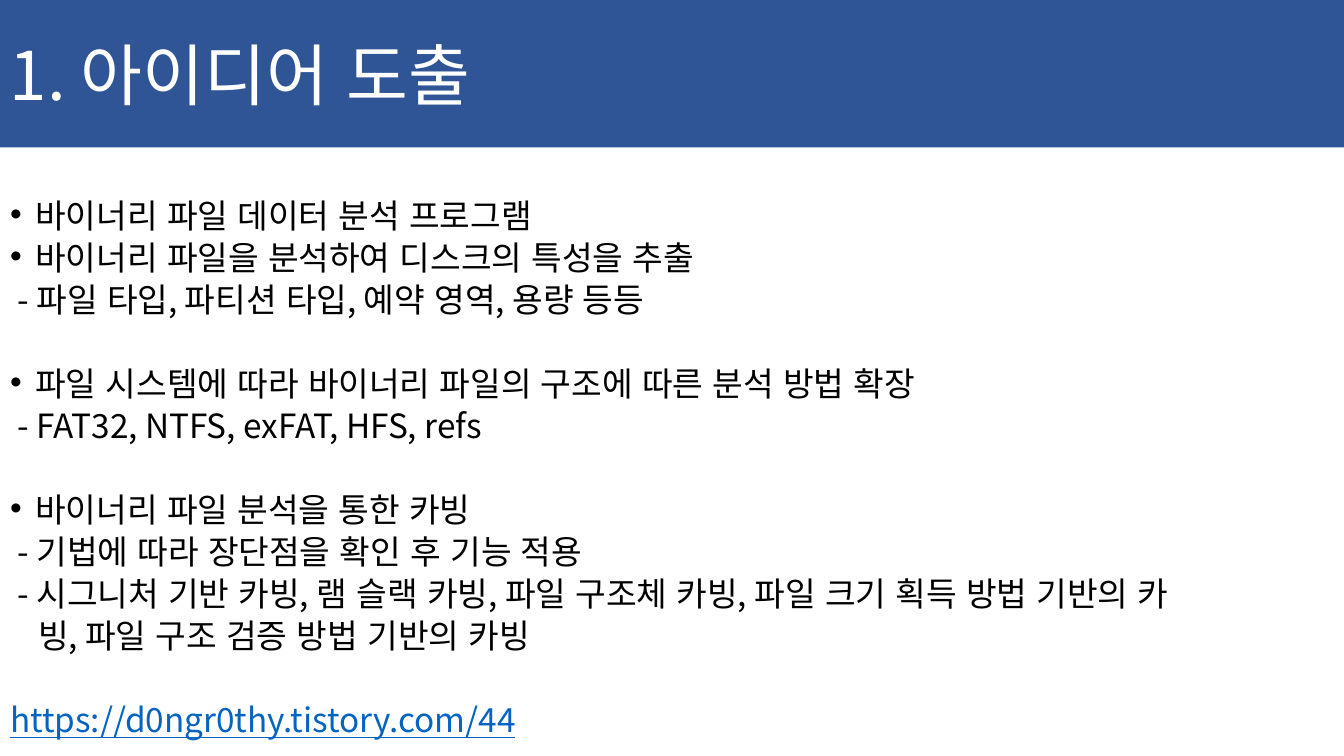
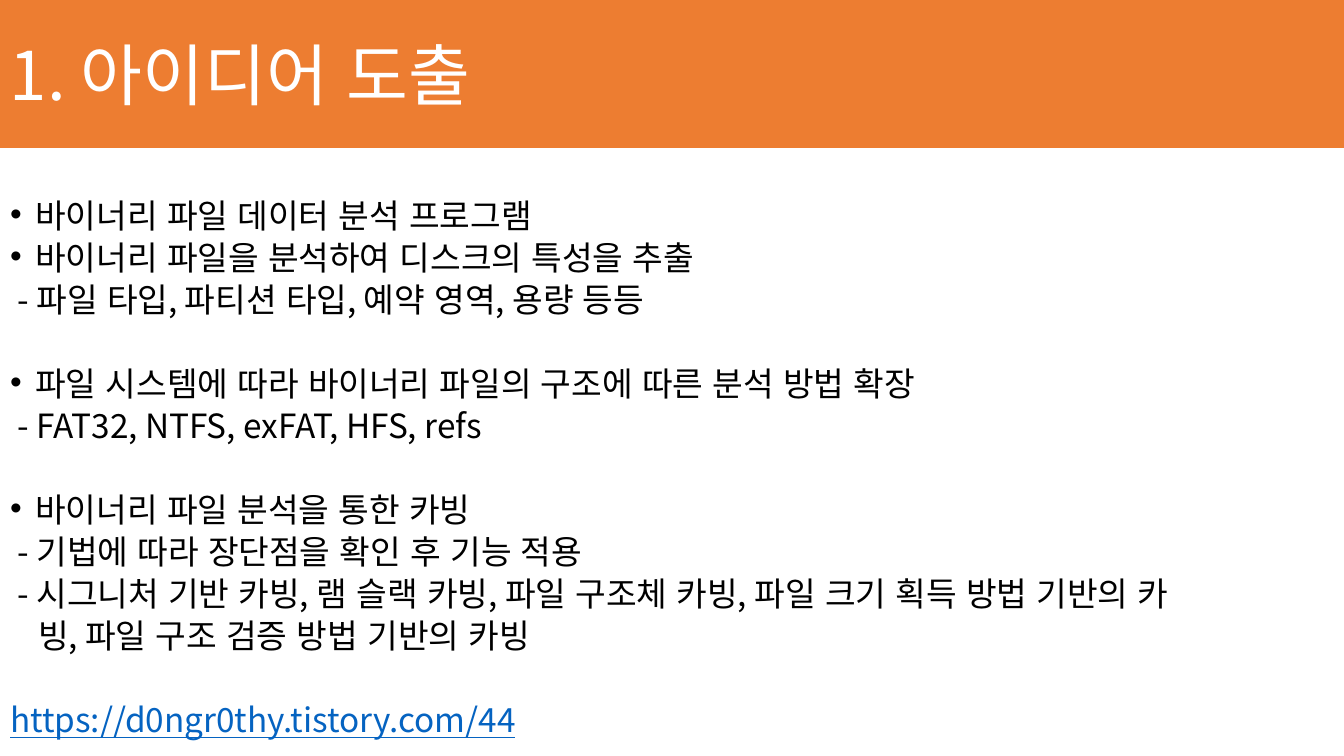
Before and after one commit to ChaeSung-Lee/DJ_InternShip, a slide deck: slide 6 of 2021_Summer/jp.hong/Project_BnD_jph.pptx. Drawn at 1344x756 pixels with LibreOffice and Linux fonts; fonts in the diff are those of the drawing. Boxes give left, top, right and bottom in pixels: in the first picture for what was removed or moved away, otherwise in the second. Text is boxed around its words. In the diff, an @@ line names an element or a change of style, - is before the commit and + after.

```diff
--- a/2021_Summer/jp.hong/Project_BnD_jph.pptx
+++ b/2021_Summer/jp.hong/Project_BnD_jph.pptx
@@ rectangle "1. 아이디어 도출" at <box>0,0,1344,147</box>: fill #2F5597 to #ED7D31; outline none to #ED7D31 1 pt @@
```
Also in this commit, not shown: 2 other slides changed.
